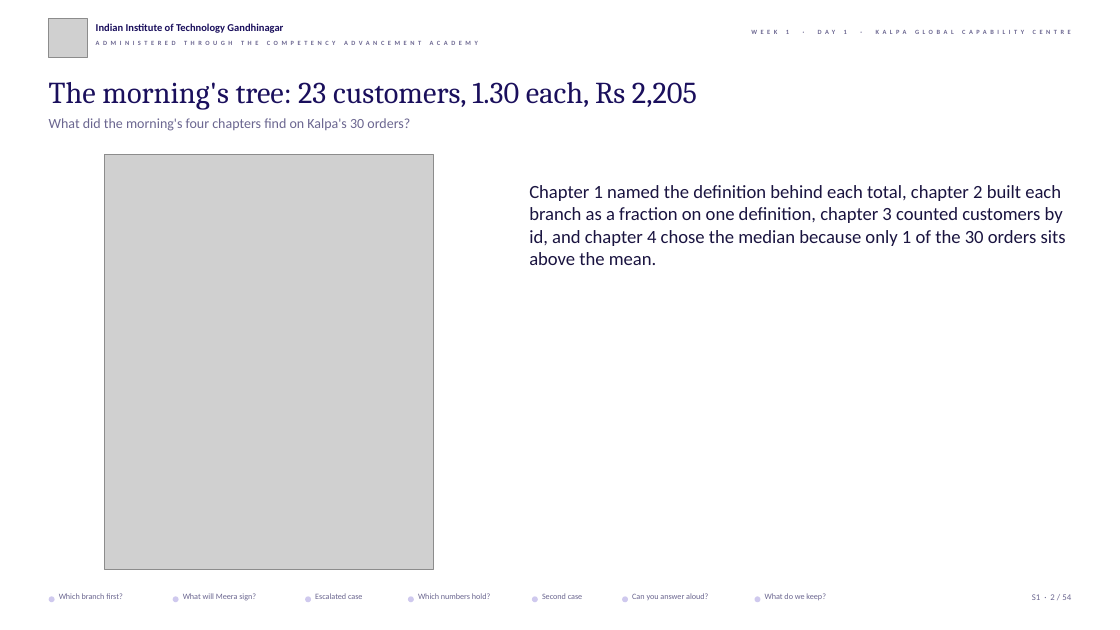
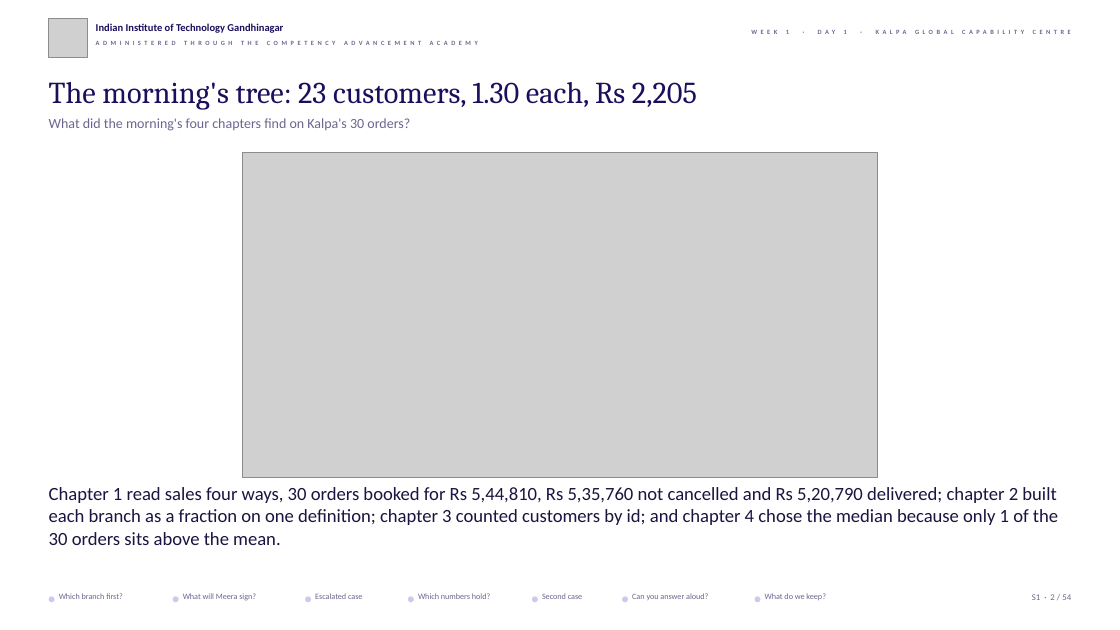
Before and after one commit to fde-academy-lab/c2-content-factory, a slide deck: slide 2 of content/W01/D1/slides/C2_W01_D01_half2_STUDENT.pptx. Drawn at 1120x630 pixels with LibreOffice and Linux fonts; fonts in the diff are those of the drawing; grey boxes stand for pictures; background and template pictures are left out. Boxes give left, top, right and bottom in pixels: in the first picture for what was removed or moved away, otherwise in the second. Text is boxed around its words. In the diff, an @@ line names an element or a change of style, - is before the commit and + after.

```diff
--- a/content/W01/D1/slides/C2_W01_D01_half2_STUDENT.pptx
+++ b/content/W01/D1/slides/C2_W01_D01_half2_STUDENT.pptx
@@ picture: place and size @@
-picture at bbox=[104, 155, 434, 570]
+picture at bbox=[242, 153, 877, 477]
@@ text at bbox=[49, 487, 1058, 545]: text changed @@
-Chapter 1 named the definition behind each total, chapter 2 built each branch as a fraction on one definition, chapter 3 counted customers by id, and chapter 4 chose the median because only 1 of the 30 orders sits above the mean.
+Chapter 1 read sales four ways, 30 orders booked for Rs 5,44,810, Rs 5,35,760 not cancelled and Rs 5,20,790 delivered; chapter 2 built each branch as a fraction on one definition; chapter 3 counted customers by id; and chapter 4 chose the median because only 1 of the 30 orders sits above the mean.
```
Also in this commit, not shown: 18 other slides changed, 32 other files.
